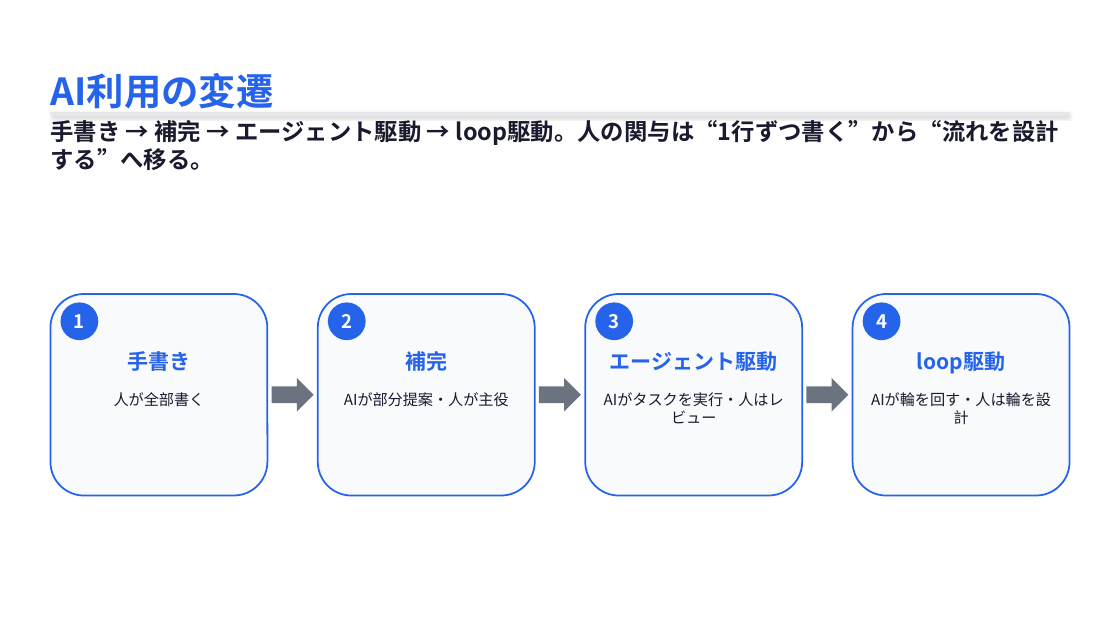
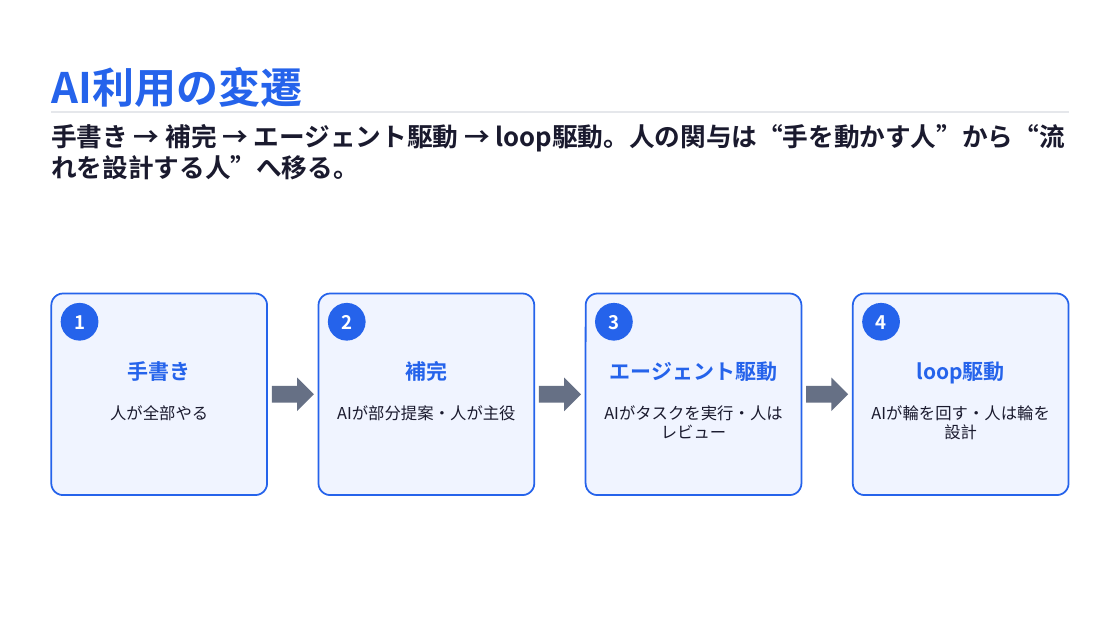
Before and after one commit to masaya-ueki/life-os, a slide deck: slide 6 of domains/presentation/decks/ai-driven-handson/ai-driven-handson.pptx. Drawn at 1120x630 pixels with LibreOffice and Linux fonts; fonts in the diff are those of the drawing. Boxes give left, top, right and bottom in pixels: in the first picture for what was removed or moved away, otherwise in the second. Text is boxed around its words. In the diff, an @@ line names an element or a change of style, - is before the commit and + after.

```diff
--- a/domains/presentation/decks/ai-driven-handson/ai-driven-handson.pptx
+++ b/domains/presentation/decks/ai-driven-handson/ai-driven-handson.pptx
@@ text "AI利用の変遷" at [51, 67, 302, 107]: size 32 to 36 pt @@
@@ text at [51, 124, 1065, 180]: text changed; size 20 to 22 pt @@
-手書き → 補完 → エージェント駆動 → loop駆動。人の関与は“1行ずつ書く”から“流れを設計する”へ移る。
+手書き → 補完 → エージェント駆動 → loop駆動。人の関与は“手を動かす人”から“流れを設計する人”へ移る。
@@ fill #F8FAFC to #F0F4FF; proportions changed in 4 elements at [51, 293, 267, 495], [318, 293, 534, 495], [853, 293, 1069, 495], [586, 293, 802, 495] @@
@@ text "手書き": place and size @@
-text "手書き" at [127, 351, 190, 371]
+text "手書き" at [128, 361, 191, 381]
@@ text "補完": place and size @@
-text "補完" at [405, 351, 447, 371]
+text "補完" at [405, 361, 447, 381]
@@ text "エージェント駆動": place and size @@
-text "エージェント駆動" at [610, 351, 778, 371]
+text "エージェント駆動" at [610, 361, 778, 381]
@@ text "loop駆動": place and size @@
-text "loop駆動" at [917, 351, 1005, 374]
+text "loop駆動" at [917, 361, 1005, 384]
@@ text at [110, 405, 208, 421]: text changed; size 13 to 14 pt @@
-人が全部書く
+人が全部やる
@@ size 13 to 14 pt in 3 elements at [604, 405, 782, 439], [871, 405, 1049, 440], [337, 405, 515, 421] @@
@@ text "AIが部分提案・人が主役": place and size @@
-text "AIが部分提案・人が主役" at [344, 392, 509, 407]
+text "AIが部分提案・人が主役" at [337, 405, 515, 421]
@@ text "AIがタスクを実行・人はレビュー": place and size @@
-text "AIがタスクを実行・人はレビュー" at [604, 392, 784, 424]
+text "AIがタスクを実行・人はレビュー" at [604, 405, 782, 439]
@@ text "AIが輪を回す・人は輪を設計": place and size @@
-text "AIが輪を回す・人は輪を設計" at [871, 392, 1051, 425]
+text "AIが輪を回す・人は輪を設計" at [871, 405, 1049, 440]
```
Also in this commit, not shown: 18 other slides changed, 5 slides added, 3 slides removed, 2 other files.
